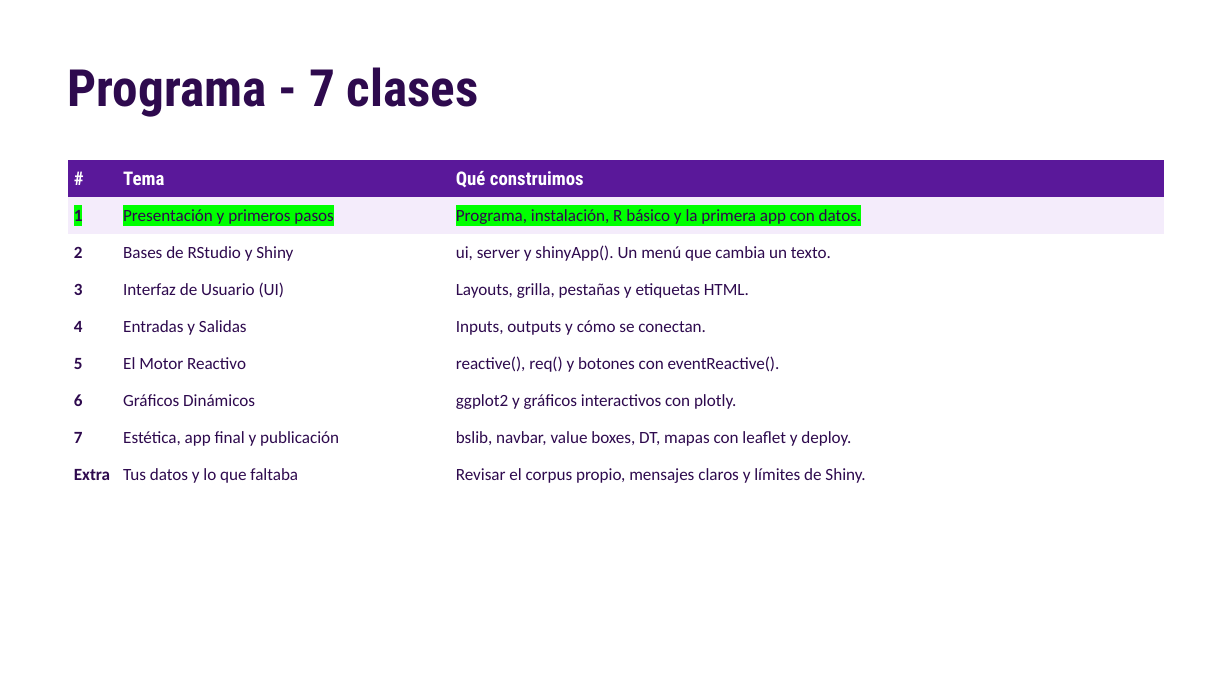
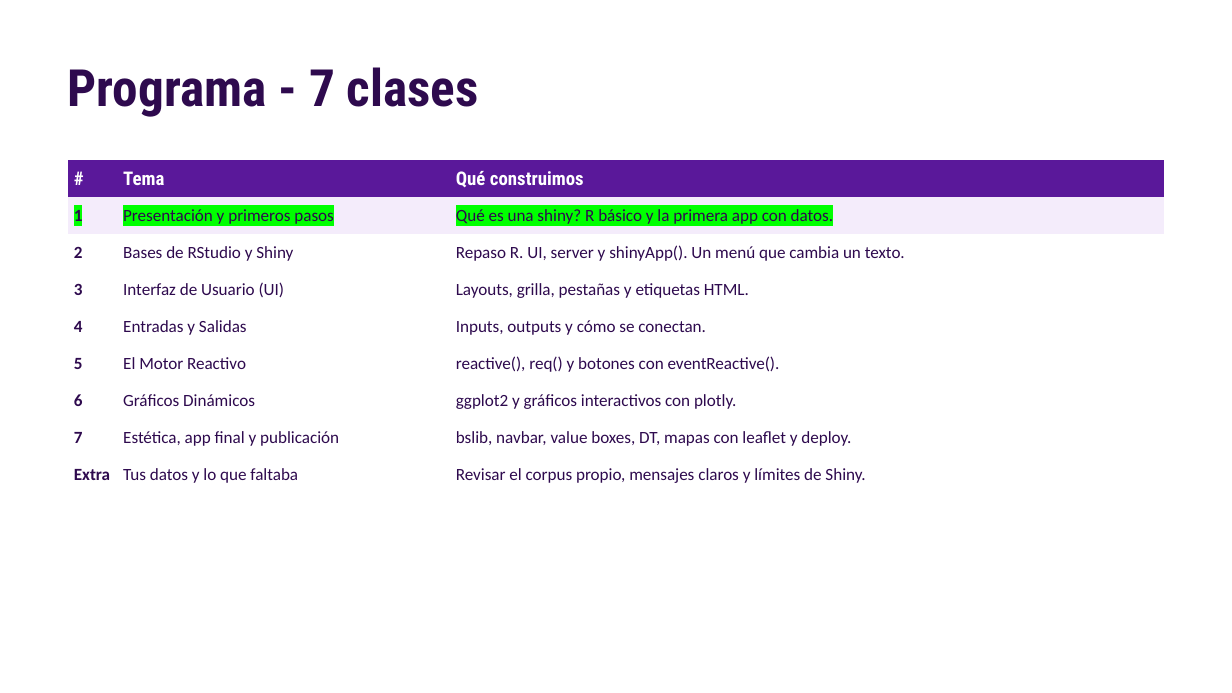
Before and after one commit to nahura99/visualizacion_datos_shiny, a slide deck: slide 3 of clase1/clase1.pptx. Drawn at 1232x693 pixels with LibreOffice and Linux fonts; fonts in the diff are those of the drawing. Boxes give left, top, right and bottom in pixels: in the first picture for what was removed or moved away, otherwise in the second. Text is boxed around its words. In the diff, an @@ line names an element or a change of style, - is before the commit and + after.

```diff
--- a/clase1/clase1.pptx
+++ b/clase1/clase1.pptx
@@ table at box(68, 160, 1164, 493) @@
-row 2, column 3: Programa, instalación, R básico y la primera app con datos.
+row 2, column 3: Qué es una shiny? R básico y la primera app con datos.
-row 3, column 3: ui, server y shinyApp(). Un menú que cambia un texto.
+row 3, column 3: Repaso R. UI, server y shinyApp(). Un menú que cambia un texto.
```
Also in this commit, not shown: 3 other slides changed, 2 slides added, 1 slide removed, 1 other file.
